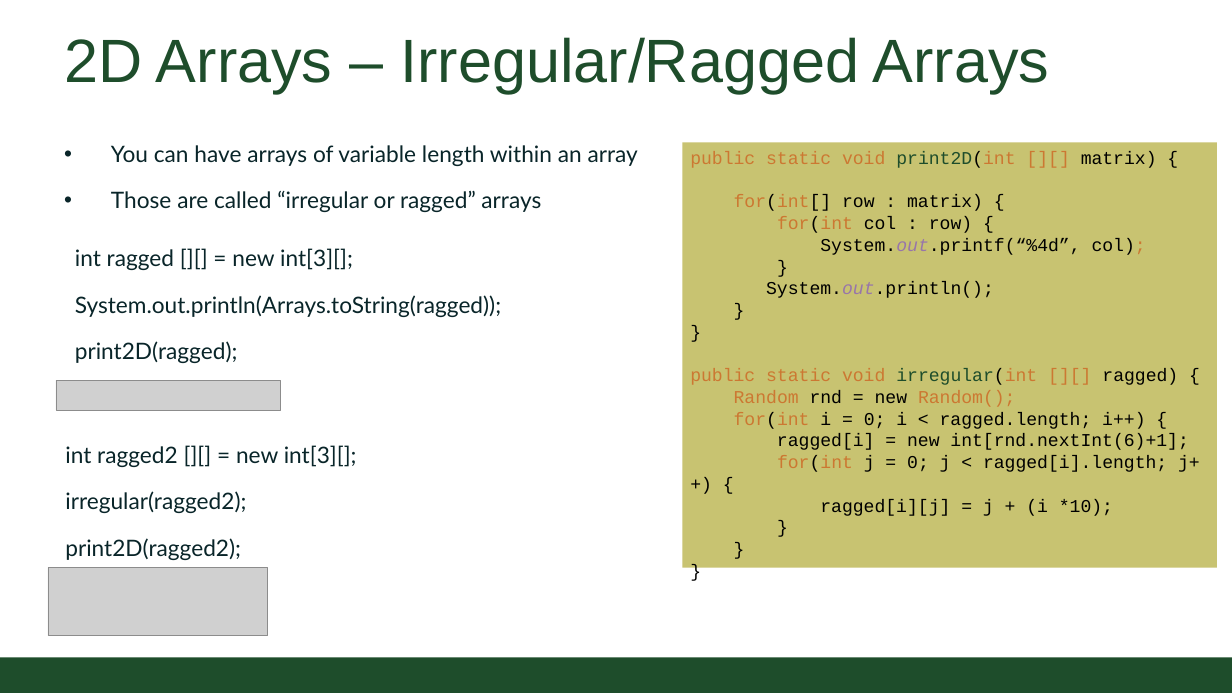
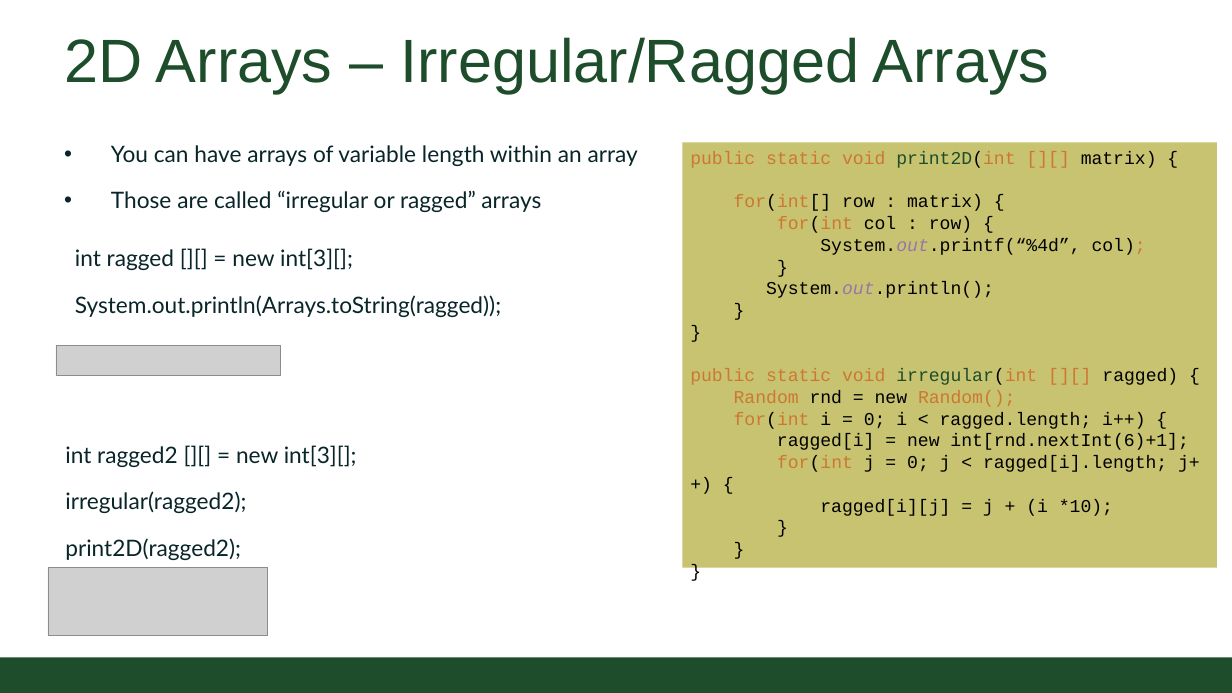
Before and after one commit to CSU-CompSci-CS163-4/Handouts, a slide deck: slide 9 of slides/On-Campus/15_01_Arrays2D.pptx. Drawn at 1232x693 pixels with LibreOffice and Linux fonts; fonts in the diff are those of the drawing; grey boxes stand for pictures; background and template pictures are left out. Boxes give left, top, right and bottom in pixels: in the first picture for what was removed or moved away, otherwise in the second. Text is boxed around its words. In the diff, an @@ line names an element or a change of style, - is before the commit and + after.

Commit message:
2D Arrays Lecture updated

```diff
--- a/slides/On-Campus/15_01_Arrays2D.pptx
+++ b/slides/On-Campus/15_01_Arrays2D.pptx
@@ picture moved from (x1=56, y1=380, x2=280, y2=410) to (x1=56, y1=345, x2=280, y2=375) @@
@@ text at (x1=75, y1=341, x2=238, y2=363): paragraph removed @@
-print2D(ragged);
```
Also in this commit, not shown: 1 other file.
